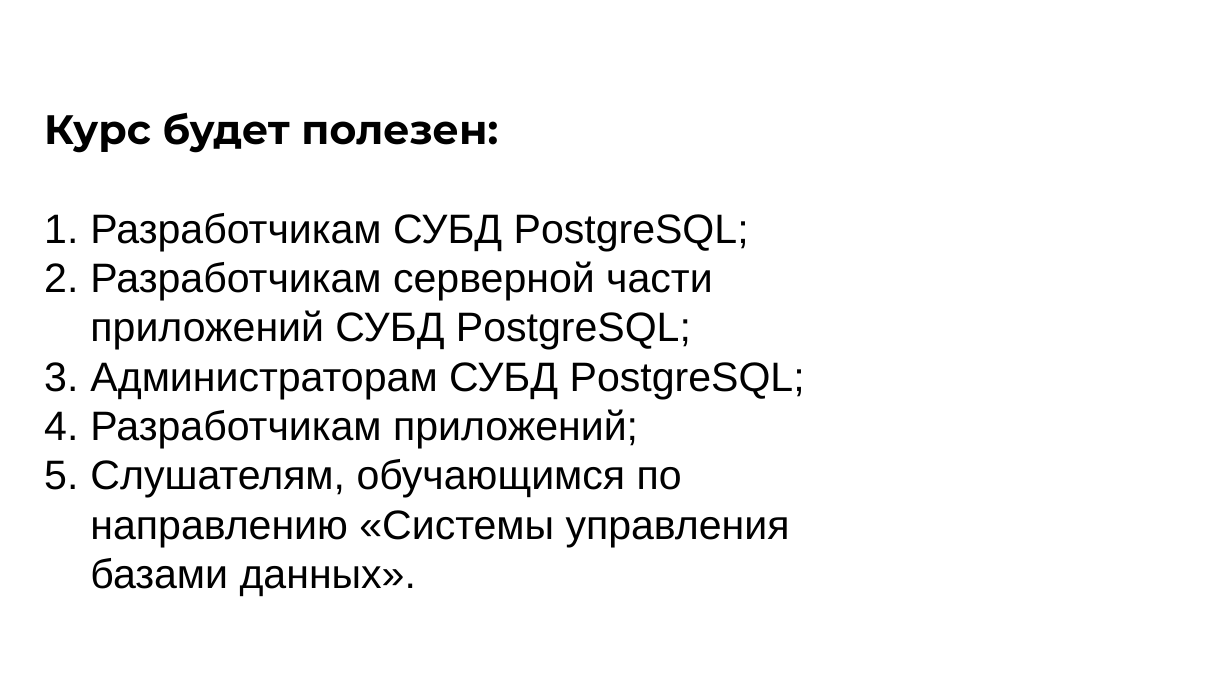
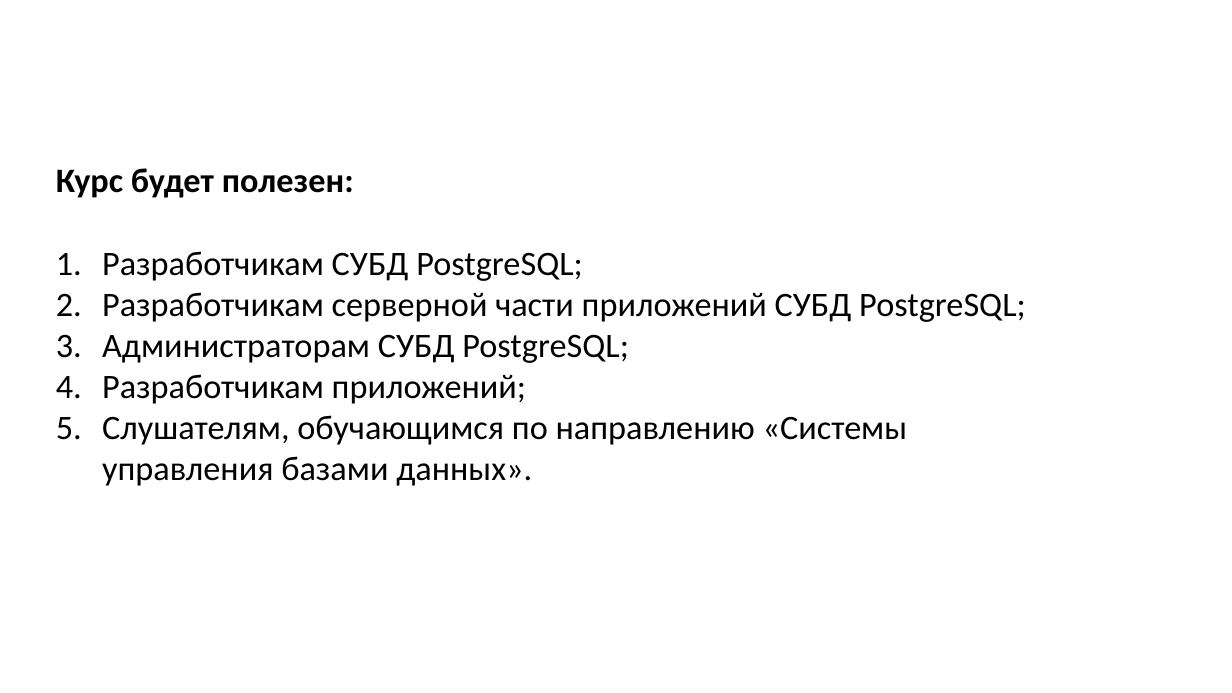
Before and after one commit to nesrv/postgresql-dev1, a slide deck: slide 4 of for_students/DAY-1/ppt/dev1_00.pptx (slide 5 before the commit). Drawn at 1232x693 pixels with LibreOffice and Linux fonts; fonts in the diff are those of the drawing; background and template pictures are left out. Boxes give left, top, right and bottom in pixels: in the first picture for what was removed or moved away, otherwise in the second. Text is boxed around its words. In the diff, an @@ line names an element or a change of style, - is before the commit and + after.

```diff
--- a/for_students/DAY-1/ppt/dev1_00.pptx
+++ b/for_students/DAY-1/ppt/dev1_00.pptx
@@ text "Курс будет полезен:" moved from (x1=44, y1=112, x2=805, y2=547) to (x1=56, y1=168, x2=1026, y2=486) @@
@@ text "Курс будет полезен:" at (x1=56, y1=168, x2=1026, y2=486): size 24 to 20 pt, font Arial to Calibri; font Montserrat to Calibri in "Курс будет полезен:" @@
```
Also in this commit, not shown: 1 other slide changed, 17 other files.
